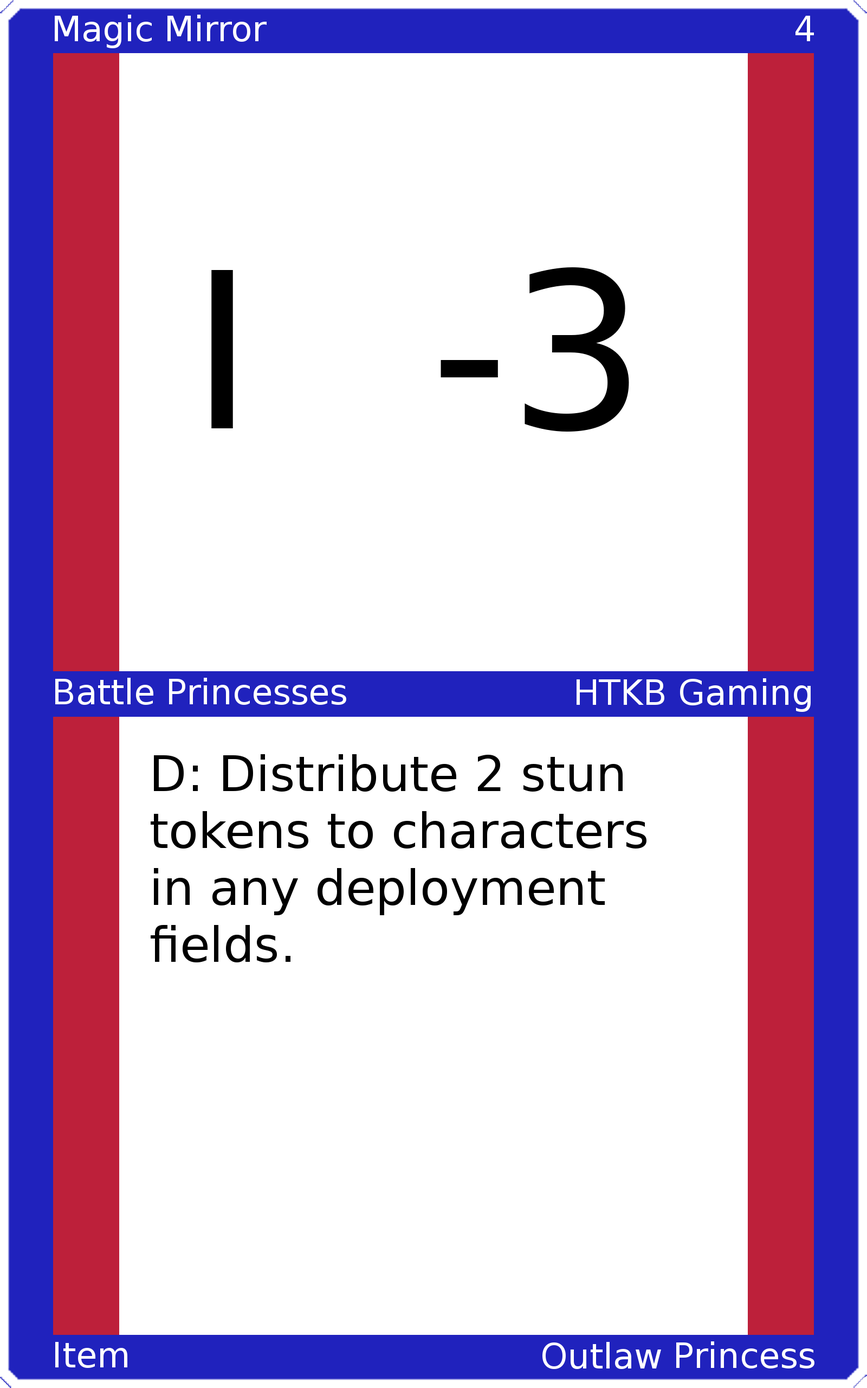
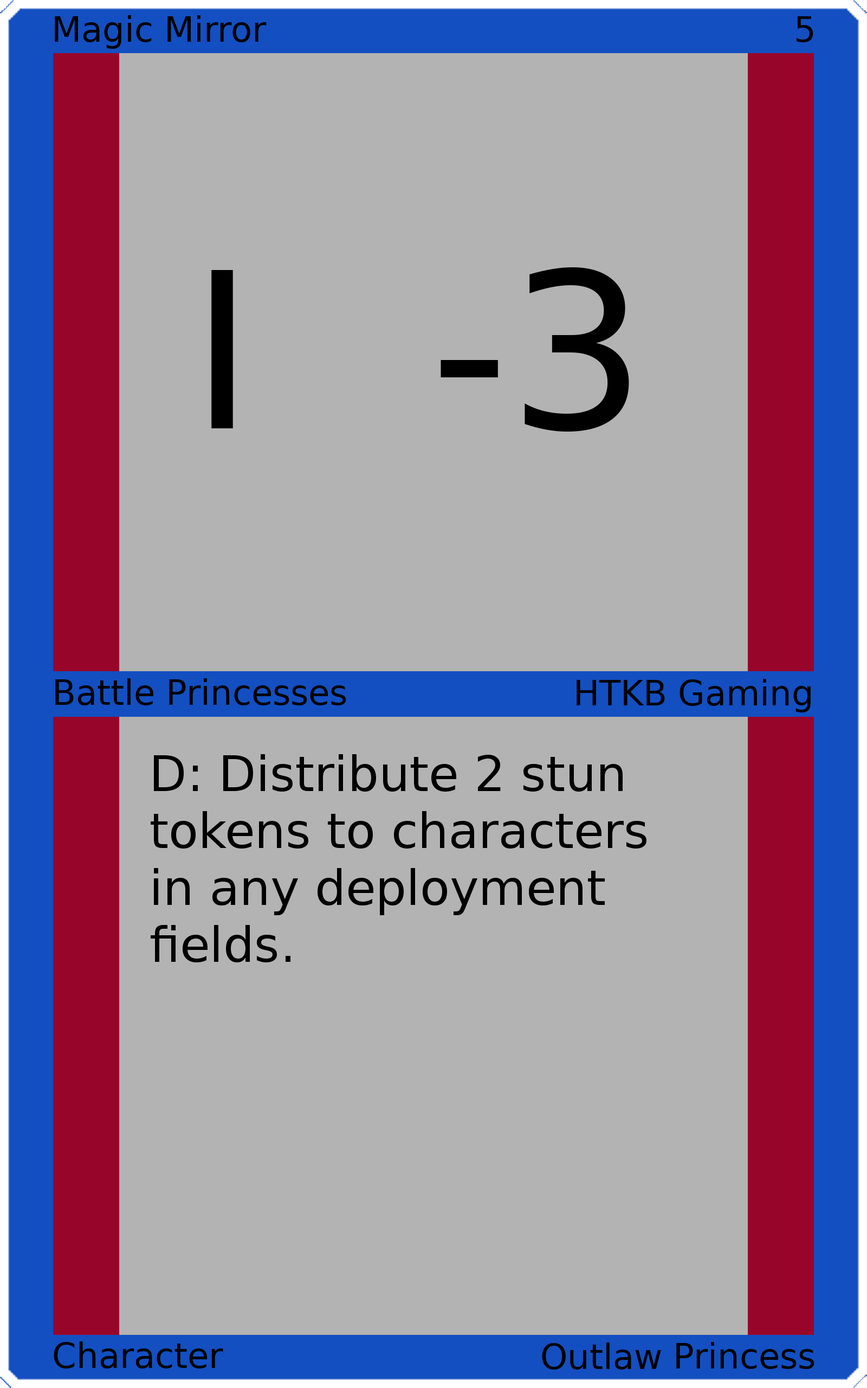
Two versions of the same layered image (867px x 1388px). Layer-by-layer changes:
painted on "Upper Left" over (x1=54, y1=14, x2=267, y2=49)
painted on "Upper Right" over (x1=795, y1=15, x2=815, y2=43)
painted on "Mid Left" over (x1=55, y1=677, x2=347, y2=706)
painted on "Mid Right" over (x1=576, y1=678, x2=811, y2=713)
painted on "Bottom Left" over (x1=53, y1=1340, x2=224, y2=1369)
painted on "Bottom Right" over (x1=542, y1=1340, x2=815, y2=1370)
painted on "Border" over (x1=0, y1=0, x2=867, y2=1388)
painted on "Top Background" over (x1=119, y1=52, x2=748, y2=673)
painted on "Bottom Background" over (x1=119, y1=715, x2=748, y2=1336)
painted on "Background" over (x1=35, y1=35, x2=832, y2=1352)
